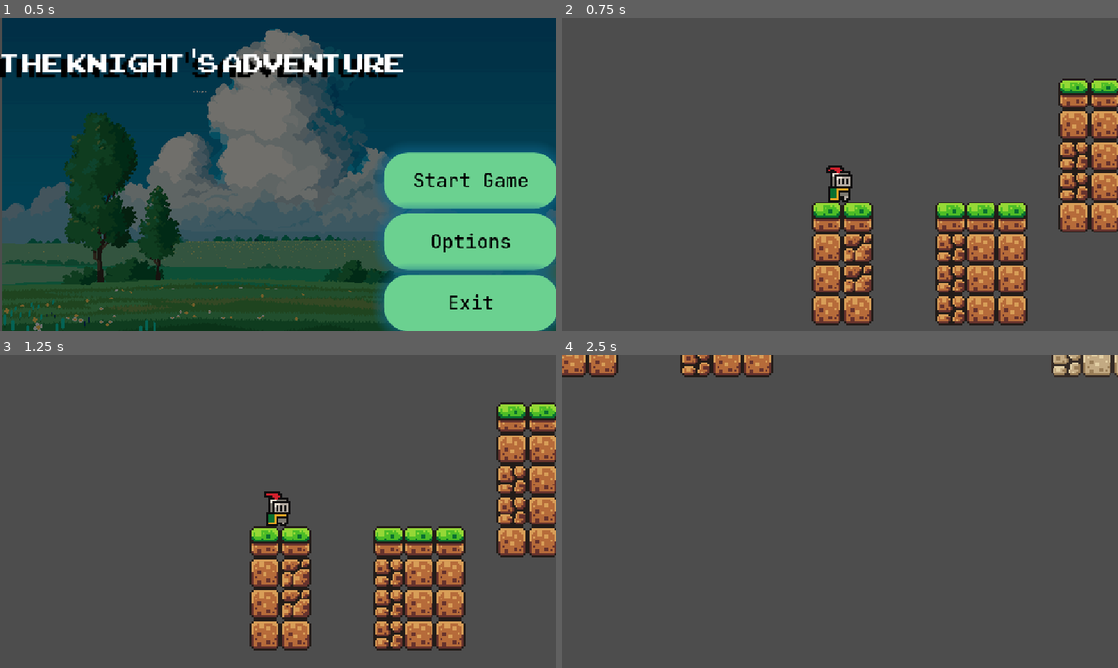
Above: before the commit, frames 1-4 (two rows, left to right).
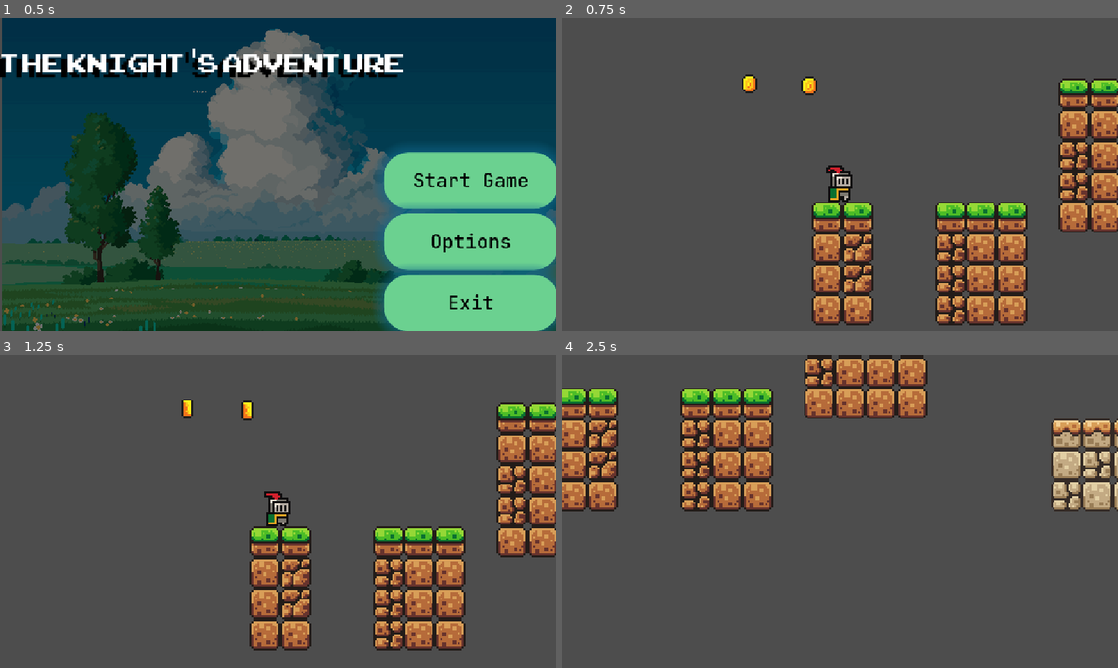
Above: after the commit, the same moments.

Repository: TedAn-H0nzrA/Knight_Adventure
Game: Godot game, scene res://Scenes/Core/main_menu.tscn
The game is run twice, just before and just after one commit, with the same random seed, the same clock (stepped at 60 frames per second) and the same inputs. Sound files missing from this copy of the repository are replaced by a short silence.
Inputs:
- Up to frame 1 (0.5 s): no input
- Up to frame 2 (0.75 s): click "Start Game" at 0.5 s
- Up to frame 3 (1.25 s): no input
- Up to frame 4 (2.5 s): tap Enter (ui_accept) at 1.25, 1.35, 1.52, 1.82, 2.1, 2.27 s; hold Right (ui_right) from 1.28 s (still down)

Frame 1 is identical in both runs. In frame 2, 0.3% of the frame differs, in the area x 32-46%, y 18-25%; in frame 3, 0.3%; in frame 4, 20%, in the area x 0-100%, y 0-50%.

Commit message:
Sound and effect, Coin and killzone

Diff:
--- a/Scenes/Core/main_menu.tscn
+++ b/Scenes/Core/main_menu.tscn
@@ -143,6 +143,7 @@
 vertical_alignment = 1
 
 [node name="Options" type="Panel" parent="."]
+visible = false
 layout_mode = 1
 anchors_preset = 8
 anchor_left = 0.5
@@ -243,7 +244,7 @@
 "
 script = ExtResource("7_wmf64")
 
-[node name="AudioStreamPlayer" type="AudioStreamPlayer" parent="."]
+[node name="Intro_Bg_Sound" type="AudioStreamPlayer" parent="."]
 stream = ExtResource("5_okl83")
 bus = &"Music"
 
--- a/Scenes/Entity/player.tscn
+++ b/Scenes/Entity/player.tscn
@@ -1,7 +1,8 @@
-[gd_scene load_steps=41 format=3 uid="uid://cc5mx3s1vwdry"]
+[gd_scene load_steps=42 format=3 uid="uid://cc5mx3s1vwdry"]
 
 [ext_resource type="Script" uid="uid://xp274rpfp847" path="res://Scripts/player.gd" id="1_odi8b"]
 [ext_resource type="Texture2D" uid="uid://0kngxq0nw3db" path="res://Assets/Sprites/knight.png" id="1_re1fo"]
+[ext_resource type="AudioStream" uid="uid://cvnkhhv10uhco" path="res://Assets/Sound/jump.wav" id="3_2tr3c"]
 
 [sub_resource type="AtlasTexture" id="AtlasTexture_efh8v"]
 atlas = ExtResource("1_re1fo")
@@ -287,6 +288,8 @@
 radius = 5.0
 
 [node name="Player" type="CharacterBody2D"]
+z_index = 5
+collision_layer = 2
 script = ExtResource("1_odi8b")
 
 [node name="AnimatedSprite2D" type="AnimatedSprite2D" parent="."]
@@ -299,3 +302,6 @@
 [node name="CollisionShape2D" type="CollisionShape2D" parent="."]
 position = Vector2(0, -5)
 shape = SubResource("CircleShape2D_re1fo")
+
+[node name="JumpSound" type="AudioStreamPlayer" parent="."]
+stream = ExtResource("3_2tr3c")
--- a/Scenes/Levels/level_1.tscn
+++ b/Scenes/Levels/level_1.tscn
@@ -1,13 +1,63 @@
-[gd_scene load_steps=3 format=3 uid="uid://ro81thjxa4g2"]
+[gd_scene load_steps=12 format=3 uid="uid://ro81thjxa4g2"]
 
+[ext_resource type="Script" uid="uid://b5qrvpbn73cbj" path="res://Scripts/level_1.gd" id="1_iixi8"]
 [ext_resource type="PackedScene" uid="uid://cc5mx3s1vwdry" path="res://Scenes/Entity/player.tscn" id="1_tlcug"]
-[ext_resource type="PackedScene" uid="uid://bcoefl20eiayu" path="res://Scenes/Entity/tile_map.tscn" id="2_4dpyx"]
+[ext_resource type="PackedScene" uid="uid://bcoefl20eiayu" path="res://Scenes/Utils/tile_map.tscn" id="2_4dpyx"]
+[ext_resource type="AudioStream" uid="uid://ddpcc8gc27xcg" path="res://Assets/Music/time_for_adventure.mp3" id="3_3mqfk"]
+[ext_resource type="PackedScene" uid="uid://bi4a0kkb36tdr" path="res://Scenes/Utils/platform_green.tscn" id="5_cyadu"]
+[ext_resource type="PackedScene" uid="uid://cjinyyxjkigc8" path="res://Scenes/Utils/coin.tscn" id="6_xgxfi"]
+[ext_resource type="PackedScene" uid="uid://1mirmc85huwp" path="res://Scenes/Utils/killzone.tscn" id="7_5f3p6"]
+
+[sub_resource type="WorldBoundaryShape2D" id="WorldBoundaryShape2D_5f3p6"]
+
+[sub_resource type="Animation" id="Animation_cyadu"]
+resource_name = "Move"
+length = 2.0
+loop_mode = 2
+tracks/0/type = "value"
+tracks/0/imported = false
+tracks/0/enabled = true
+tracks/0/path = NodePath(".:position")
+tracks/0/interp = 1
+tracks/0/loop_wrap = true
+tracks/0/keys = {
+"times": PackedFloat32Array(0, 2),
+"transitions": PackedFloat32Array(1, 1),
+"update": 0,
+"values": [Vector2(384, 610), Vector2(588, 610)]
+}
+
+[sub_resource type="Animation" id="Animation_xgxfi"]
+length = 0.001
+tracks/0/type = "value"
+tracks/0/imported = false
+tracks/0/enabled = true
+tracks/0/path = NodePath(".:position")
+tracks/0/interp = 1
+tracks/0/loop_wrap = true
+tracks/0/keys = {
+"times": PackedFloat32Array(0),
+"transitions": PackedFloat32Array(1),
+"update": 0,
+"values": [Vector2(384, 610)]
+}
+
+[sub_resource type="AnimationLibrary" id="AnimationLibrary_5f3p6"]
+_data = {
+&"Move": SubResource("Animation_cyadu"),
+&"RESET": SubResource("Animation_xgxfi")
+}
 
 [node name="Level 1" type="Node2D"]
+script = ExtResource("1_iixi8")
+
+[node name="BG_Sound" type="AudioStreamPlayer" parent="."]
+stream = ExtResource("3_3mqfk")
+autoplay = true
 
 [node name="TileMap" parent="." instance=ExtResource("2_4dpyx")]
 position = Vector2(13, 26)
-layer_0/tile_data = PackedInt32Array(2293762, 0, 0, 2293763, …(899 unchanged characters)… 94, 0, 0, 1769495, 0, 0, 1769496, 0, 0, 2228256, 0, 0, 2228257, 0, 0, 2228258, 0, 0, 2228259, 0, 0, 2228260, 0, 0, 2228261, 0, 0, 1835027, 0, 1, 1900564, 0, 1, 1900565, 0, 1, 1900566, 0, 1, 1900567, 0, 1, 1900568, 0, 1, 1835032, 0, 1, 1835031, 0, 1, 1835030, 0, 1, 1835029, 0, 1, 1835028, 0, 1, 1900563, 0, 1, 1966099, 0, 1, 1966100, 0, 1, 1966101, 0, 1, 1966102, 0, 1, 1966103, 0, 1, 1966104, 0, 1, 2293792, 0, 1, 2293793, 0, 1, 2293794, 0, 1, 2293795, 0, 1, 2293796, 0, 1, 2293797, 0, 1, 2359328, 0, 1, 2359329, 0, 1, 2359330, 0, 1, 2359331, 0, 1, 2359332, 0, 1, 2359333, 0, 1, 2424864, 0, 1, 2424865, 0, 1, 2424866, 0, 1, 2424867, 0, 1, 2424868, 0, 1, 2424869, 0, 1, 1966093, 0, 5, 1900557, 0, 4, 1835021, 0, 4, 1769485, 0, 4, 1703949, 0, 3)
+layer_0/tile_data = PackedInt32Array(2293762, 0, 0, 2293763, …(899 unchanged characters)… 94, 0, 0, 1769495, 0, 0, 1769496, 0, 0, 1835027, 0, 1, 1900564, 0, 1, 1900565, 0, 1, 1900566, 0, 1, 1900567, 0, 1, 1900568, 0, 1, 1835032, 0, 1, 1835031, 0, 1, 1835030, 0, 1, 1835029, 0, 1, 1835028, 0, 1, 1900563, 0, 1, 1966099, 0, 1, 1966100, 0, 1, 1966101, 0, 1, 1966102, 0, 1, 1966103, 0, 1, 1966104, 0, 1, 1966093, 0, 5, 1900557, 0, 4, 1835021, 0, 4, 1769485, 0, 4, 1703949, 0, 3, 2359333, 0, 0, 2424869, 0, 1, 2490405, 0, 1, 2555941, 0, 1, 2359334, 0, 0, 2424870, 0, 1, 2490406, 0, 1, 2555942, 0, 1, 2359335, 0, 0, 2424871, 0, 1, 2490407, 0, 1, 2555943, 0, 1, 2359336, 0, 0, 2424872, 0, 1, 2490408, 0, 1, 2555944, 0, 1, 2359337, 0, 0, 2424873, 0, 1, 2490409, 0, 1, 2555945, 0, 1, 2359338, 0, 0, 2424874, 0, 1, 2490410, 0, 1, 2555946, 0, 1)
 
 [node name="Player" parent="." instance=ExtResource("1_tlcug")]
 position = Vector2(60, 576)
@@ -15,4 +65,67 @@
 [node name="Camera2D" type="Camera2D" parent="Player"]
 position = Vector2(0, -7)
 zoom = Vector2(4, 4)
+limit_bottom = 800
+limit_smoothed = true
 position_smoothing_enabled = true
+
+[node name="Killzone" parent="." instance=ExtResource("7_5f3p6")]
+position = Vector2(381, 724)
+
+[node name="CollisionShape2D" type="CollisionShape2D" parent="Killzone"]
+shape = SubResource("WorldBoundaryShape2D_5f3p6")
+
+[node name="Coins" type="Node" parent="."]
+
+[node name="Coin" parent="Coins" instance=ExtResource("6_xgxfi")]
+position = Vector2(115, 573)
+
+[node name="Coin2" parent="Coins" instance=ExtResource("6_xgxfi")]
+position = Vector2(146, 574)
+
+[node name="Coin3" parent="Coins" instance=ExtResource("6_xgxfi")]
+position = Vector2(182, 509)
+
+[node name="Coin4" parent="Coins" instance=ExtResource("6_xgxfi")]
+position = Vector2(203, 510)
+
+[node name="Coin5" parent="Coins" instance=ExtResource("6_xgxfi")]
+position = Vector2(226, 510)
+
+[node name="Coin6" parent="Coins" instance=ExtResource("6_xgxfi")]
+position = Vector2(317, 592)
+
+[node name="Coin7" parent="Coins" instance=ExtResource("6_xgxfi")]
+position = Vector2(348, 594)
+
+[node name="Coin8" parent="Coins" instance=ExtResource("6_xgxfi")]
+position = Vector2(336, 448)
+
+[node name="Coin9" parent="Coins" instance=ExtResource("6_xgxfi")]
+position = Vector2(365, 449)
+
+[node name="Coin10" parent="Coins" instance=ExtResource("6_xgxfi")]
+position = Vector2(392, 449)
+
+[node name="Coin11" parent="Coins" instance=ExtResource("6_xgxfi")]
+position = Vector2(618, 588)
+
+[node name="Coin12" parent="Coins" instance=ExtResource("6_xgxfi")]
+position = Vector2(647, 590)
+
+[node name="Coin13" parent="Coins" instance=ExtResource("6_xgxfi")]
+position = Vector2(671, 590)
+
+[node name="Platforms" type="Node" parent="."]
+
+[node name="Platform1" parent="Platforms" instance=ExtResource("5_cyadu")]
+position = Vector2(88, 516)
+
+[node name="Platform2" parent="Platforms" instance=ExtResource("5_cyadu")]
+position = Vector2(384, 610)
+
+[node name="AnimationPlayer" type="AnimationPlayer" parent="Platforms/Platform2"]
+libraries = {
+&"": SubResource("AnimationLibrary_5f3p6")
+}
+autoplay = "Move"
--- a/Scenes/Entity/coin.tscn
+++ b/Scenes/Utils/coin.tscn
@@ -1,53 +1,55 @@
-[gd_scene load_steps=15 format=3 uid="uid://cjinyyxjkigc8"]
+[gd_scene load_steps=18 format=3 uid="uid://cjinyyxjkigc8"]
 
-[ext_resource type="Texture2D" uid="uid://bolggdcj513h4" path="res://Assets/Sprites/coin.png" id="1_806ng"]
+[ext_resource type="Script" uid="uid://djd617vtmrnp5" path="res://Scripts/coin.gd" id="1_fmx58"]
+[ext_resource type="Texture2D" uid="uid://bolggdcj513h4" path="res://Assets/Sprites/coin.png" id="2_cwqtd"]
+[ext_resource type="AudioStream" uid="uid://dy30ale304rsm" path="res://Assets/Sound/coin.wav" id="3_cwqtd"]
 
 [sub_resource type="AtlasTexture" id="AtlasTexture_qwyqj"]
-atlas = ExtResource("1_806ng")
+atlas = ExtResource("2_cwqtd")
 region = Rect2(0, 0, 16, 16)
 
 [sub_resource type="AtlasTexture" id="AtlasTexture_if0vk"]
-atlas = ExtResource("1_806ng")
+atlas = ExtResource("2_cwqtd")
 region = Rect2(16, 0, 16, 16)
 
 [sub_resource type="AtlasTexture" id="AtlasTexture_3y88q"]
-atlas = ExtResource("1_806ng")
+atlas = ExtResource("2_cwqtd")
 region = Rect2(32, 0, 16, 16)
 
 [sub_resource type="AtlasTexture" id="AtlasTexture_pephm"]
-atlas = ExtResource("1_806ng")
+atlas = ExtResource("2_cwqtd")
 region = Rect2(48, 0, 16, 16)
 
 [sub_resource type="AtlasTexture" id="AtlasTexture_23eii"]
-atlas = ExtResource("1_806ng")
+atlas = ExtResource("2_cwqtd")
 region = Rect2(64, 0, 16, 16)
 
 [sub_resource type="AtlasTexture" id="AtlasTexture_ovnje"]
-atlas = ExtResource("1_806ng")
+atlas = ExtResource("2_cwqtd")
 region = Rect2(80, 0, 16, 16)
 
 [sub_resource type="AtlasTexture" id="AtlasTexture_6mcpn"]
-atlas = ExtResource("1_806ng")
+atlas = ExtResource("2_cwqtd")
 region = Rect2(96, 0, 16, 16)
 
 [sub_resource type="AtlasTexture" id="AtlasTexture_3mv2m"]
-atlas = ExtResource("1_806ng")
+atlas = ExtResource("2_cwqtd")
 region = Rect2(112, 0, 16, 16)
 
 [sub_resource type="AtlasTexture" id="AtlasTexture_ffqn4"]
-atlas = ExtResource("1_806ng")
+atlas = ExtResource("2_cwqtd")
 region = Rect2(128, 0, 16, 16)
 
 [sub_resource type="AtlasTexture" id="AtlasTexture_4o72r"]
-atlas = ExtResource("1_806ng")
+atlas = ExtResource("2_cwqtd")
 region = Rect2(144, 0, 16, 16)
 
 [sub_resource type="AtlasTexture" id="AtlasTexture_tcmlw"]
-atlas = ExtResource("1_806ng")
+atlas = ExtResource("2_cwqtd")
 region = Rect2(160, 0, 16, 16)
 
 [sub_resource type="AtlasTexture" id="AtlasTexture_84ero"]
-atlas = ExtResource("1_806ng")
+atlas = ExtResource("2_cwqtd")
 region = Rect2(176, 0, 16, 16)
 
 [sub_resource type="SpriteFrames" id="SpriteFrames_bqyom"]
@@ -94,10 +96,23 @@
 "speed": 6.0
 }]
 
-[node name="Coin" type="CharacterBody2D"]
+[sub_resource type="CircleShape2D" id="CircleShape2D_806ng"]
+radius = 4.0
+
+[node name="Coin" type="Area2D"]
+collision_mask = 2
+script = ExtResource("1_fmx58")
 
 [node name="AnimatedSprite2D" type="AnimatedSprite2D" parent="."]
 sprite_frames = SubResource("SpriteFrames_bqyom")
 animation = &"Idle"
 autoplay = "Idle"
-frame_progress = 0.546053
+frame_progress = 0.573283
+
+[node name="CollisionShape2D" type="CollisionShape2D" parent="."]
+shape = SubResource("CircleShape2D_806ng")
+
+[node name="CoinSound" type="AudioStreamPlayer" parent="."]
+stream = ExtResource("3_cwqtd")
+
+[connection signal="body_entered" from="." to="." method="_on_body_entered"]
--- /dev/null
+++ b/Scenes/Utils/killzone.tscn
@@ -0,0 +1,14 @@
+[gd_scene load_steps=2 format=3 uid="uid://1mirmc85huwp"]
+
+[ext_resource type="Script" uid="uid://b6q1faqtn6j7f" path="res://Scripts/killzone.gd" id="1_4q5jg"]
+
+[node name="Killzone" type="Area2D"]
+collision_mask = 2
+script = ExtResource("1_4q5jg")
+
+[node name="Timer" type="Timer" parent="."]
+wait_time = 0.5
+one_shot = true
+
+[connection signal="body_entered" from="." to="." method="_on_body_entered"]
+[connection signal="timeout" from="Timer" to="." method="_on_timer_timeout"]
--- /dev/null
+++ b/Scenes/Utils/platform_green.tscn
@@ -0,0 +1,17 @@
+[gd_scene load_steps=3 format=3 uid="uid://bi4a0kkb36tdr"]
+
+[ext_resource type="Texture2D" uid="uid://dnukv1koro665" path="res://Assets/Sprites/platforms.png" id="1_jn130"]
+
+[sub_resource type="RectangleShape2D" id="RectangleShape2D_31vwf"]
+size = Vector2(32, 8)
+
+[node name="Platform_green" type="AnimatableBody2D"]
+
+[node name="Sprite2D" type="Sprite2D" parent="."]
+texture = ExtResource("1_jn130")
+region_enabled = true
+region_rect = Rect2(16, 0, 32, 9)
+
+[node name="CollisionShape2D" type="CollisionShape2D" parent="."]
+shape = SubResource("RectangleShape2D_31vwf")
+one_way_collision = true
--- a/Scripts/audio_on_off.gd
+++ b/Scripts/audio_on_off.gd
@@ -1,16 +1,17 @@
 extends CheckButton
 
 @onready var audio_on_off: CheckButton = $'.'
-@onready var background_stream_player: AudioStreamPlayer = $'../../AudioStreamPlayer'
+@onready var intro_bg_sound: AudioStreamPlayer = $'../../Intro_Bg_Sound'
+
 
 func _ready() -> void:
 	if audio_on_off.button_pressed:
-		background_stream_player.play()
+		intro_bg_sound.play()
 
 func _on_toggled(toggled_on:bool) -> void:
 	if toggled_on:
-		if not background_stream_player.playing:
-			background_stream_player.play()
+		if not intro_bg_sound.playing:
+			intro_bg_sound.play()
 
 	else:
-		background_stream_player.stream_paused = true
+		intro_bg_sound.stream_paused = true
--- /dev/null
+++ b/Scripts/coin.gd
@@ -0,0 +1,13 @@
+extends Area2D
+
+@onready var coin_sound: AudioStreamPlayer = $CoinSound
+
+
+func _ready() -> void:
+	print("I'm a coin")
+
+func _on_body_entered(body:Node2D) -> void:
+	print("+1 coin")
+	coin_sound.play()
+	await coin_sound.finished
+	queue_free()
--- /dev/null
+++ b/Scripts/killzone.gd
@@ -0,0 +1,12 @@
+extends Area2D
+
+
+@onready var timer: Timer = $Timer
+
+func _on_body_entered(body:Node2D) -> void:
+	print("You fucking died!!!")
+	timer.start()
+
+
+func _on_timer_timeout() -> void:
+	get_tree().reload_current_scene()
--- /dev/null
+++ b/Scripts/level_1.gd
@@ -0,0 +1,7 @@
+extends Node2D
+
+@onready var bg_sound: AudioStreamPlayer = $BG_Sound
+
+
+func _ready() -> void:
+	bg_sound.play()
--- a/Scripts/player.gd
+++ b/Scripts/player.gd
@@ -4,22 +4,24 @@
 const SPEED = 130.0
 const JUMP_VELOCITY = -300.0
 const MAX_JUMP = 2
-var nb_jump = 0
+var jump_count := 0
+
+# Sound
+@onready var jump_sound: AudioStreamPlayer = $JumpSound
 
 func _physics_process(delta: float) -> void:
 	# Add the gravity.
 	if not is_on_floor():
 		velocity += get_gravity() * delta
 
+	else:
+		jump_count = 0
+
 	# Handle jump with double jump
-	if Input.is_action_just_pressed("ui_accept"):
-		if nb_jump < MAX_JUMP:
-			velocity.y = JUMP_VELOCITY
-			nb_jump += 1
-			print(nb_jump)
-		else:
-			if is_on_floor():
-				nb_jump = 0
+	if Input.is_action_just_pressed("ui_accept") and jump_count < MAX_JUMP:
+		velocity.y = JUMP_VELOCITY
+		jump_count += 1
+		jump_sound.play()
 
 	# Get the input direction and handle the movement/deceleration.
 	# As good practice, you should replace UI actions with custom gameplay actions.
Not shown: 1 places in Scenes/Utils/tile_map.tscn that only renumber resources
Not shown, added: Scripts/coin.gd.uid
Not shown, added: Scripts/killzone.gd.uid
Not shown, added: Scripts/level_1.gd.uid
